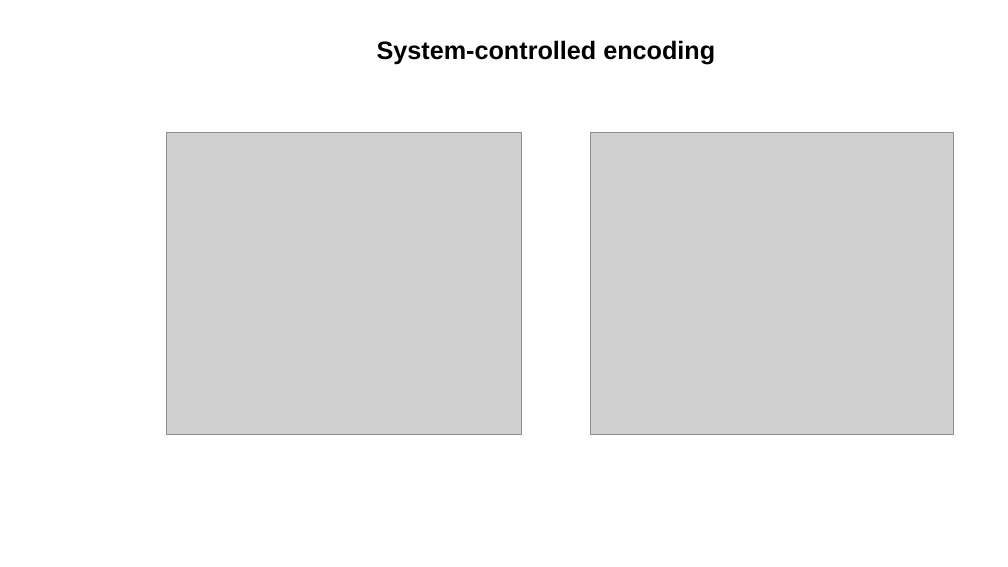
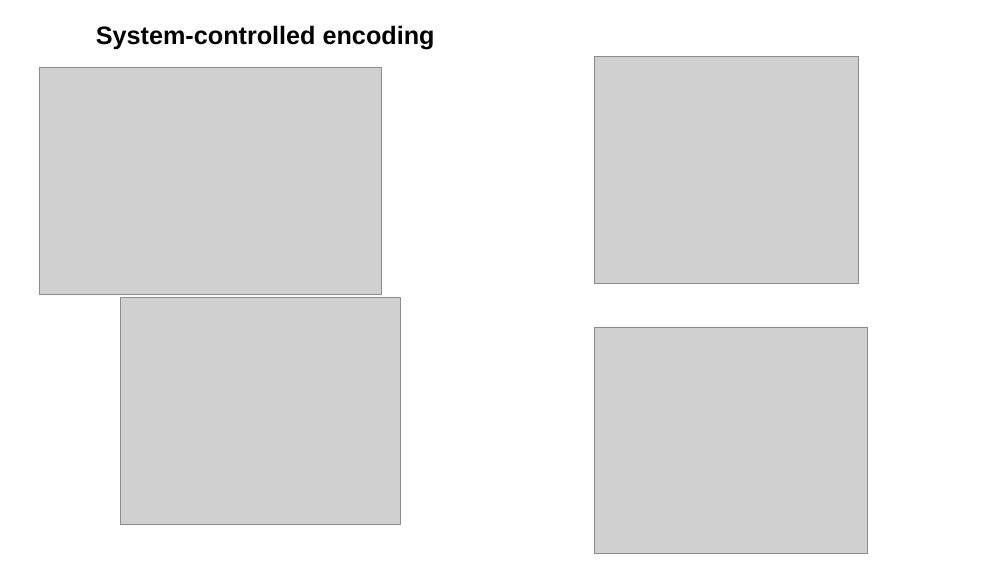
Before and after one commit to PHUHUUTRANDON/Quantum-Darwinism, a slide deck: slide 2 of Presentation/Decoherence.pptx (slide 3 before the commit). Drawn at 1008x567 pixels with LibreOffice and Linux fonts; fonts in the diff are those of the drawing; grey boxes stand for pictures. Boxes give left, top, right and bottom in pixels: in the first picture for what was removed or moved away, otherwise in the second. Text is boxed around its words. In the diff, an @@ line names an element or a change of style, - is before the commit and + after.

```diff
--- a/Presentation/Decoherence.pptx
+++ b/Presentation/Decoherence.pptx
@@ text "System-controlled encoding": place and size @@
-text "System-controlled encoding" at <box>377,40,715,65</box>
+text "System-controlled encoding" at <box>96,25,435,50</box>
@@ picture added at <box>595,57,859,284</box> @@
@@ picture added at <box>39,67,382,294</box> @@
@@ picture removed at <box>166,132,522,435</box> @@
@@ picture added at <box>121,297,401,524</box> @@
@@ picture: place and size @@
-picture at <box>591,132,954,435</box>
+picture at <box>595,327,868,554</box>
```
Also in this commit, not shown: 1 other slide changed, 1 slide removed, 15 other files.
